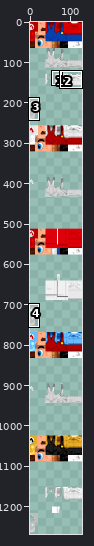
One commit to this sprite sheet: Assets/Models/Players/mario_big/mario_big.png. Above: a wide view before the commit, with the close-up outlined.
Close-up. Earlier state:
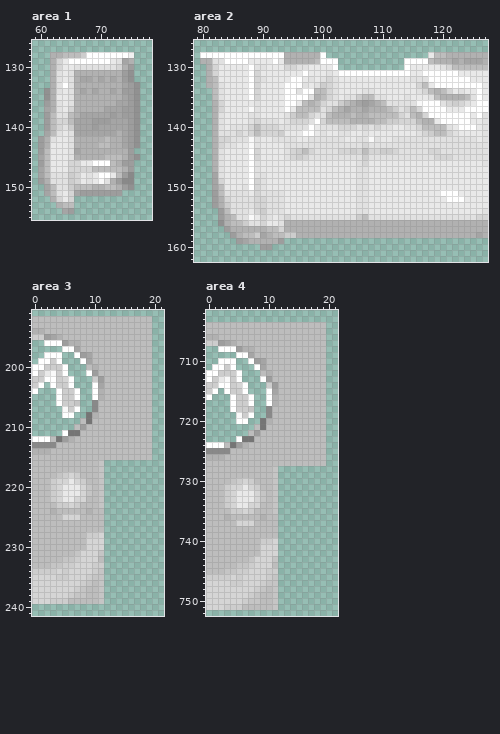
The file is 128x1280 pixels. Colours within 5 levels of each other are drawn and written as one. Shown: area 1: x 59..78, y 126..155; area 2: x 79..127, y 126..162; area 3: x 0..21, y 191..241; area 4: x 0..21, y 702..752. The wide view leaves out empty margins. The commit also changed other parts of the picture, which this record leaves out.
Once edited:
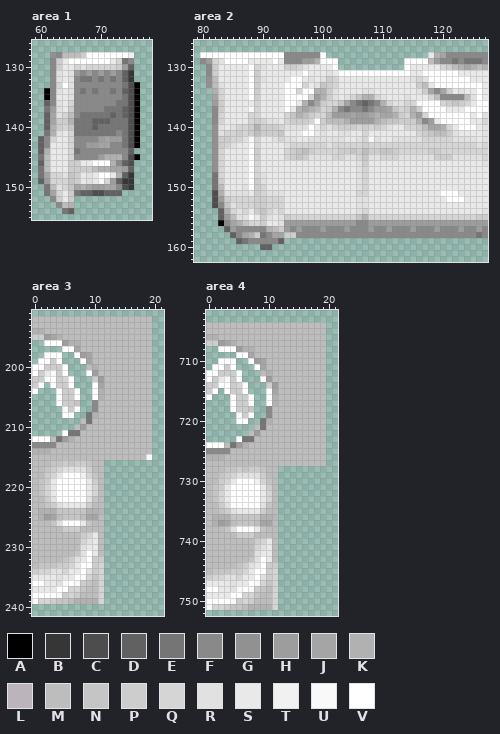
Palette (. is transparent): A #000000  B #363636  C #4d4d4d  D #616161  E #757575  F #898989  G #919191  H #9d9d9d  J #a5a5a5  K #b1b1b1  L #bbb5bb  M #bdbdbd  N #c5c5c5  P #cdcdcd  Q #d5d5d5  R #e1e1e1  S #e9e9e9  T #f1f1f1  U #f9f9f9  V #ffffff
From old to new:
Changed rows in their new state; - is an unchanged pixel.
Area 1:
first column x 60:
128 --GF-------------
129 --FP---------QEF-
130 --FP--Q-QQQQQPHD-
131 --F---HFHFHFHFDB-
132 --F---FEEFEFEFDB-
133 --FQ--FFFFFFFFECA
134 -AF---FEFEFFEFDCA
135 -AF---FFFFFFFFECA
136 -DF--QFFFFFFFEECA
137 -EH--PFFFFFEEEDCA
138 -DJ-Q-FEEEEEDEDCA
139 -DJPPKEEEDDDEEECA
140 -DKPQNEEEDEEEEECA
141 -EK--QEEEEEEEFECA
142 DFQ--QFFFFHJHHECA
143 DF---QFFHHJJFFECA
144 DK---QEFFFFFFFFD-
145 E----QFFFFHKKKFCA
146 D----PP-----KFDC-
147 E----PPPP-KKJJHD-
148 EJQQ-NP------KDB-
149 DHQQQNP----QHDBB-
150 -E--QNJKJHHJJFCB-
151 -EJQ-PEDDCCDDD---
152 --FP-P-----------
153 ---F-K-----------
154 ----ED-----------
Area 2:
first column x 80:
128 --------------FFFFFF-------------------KJFFFFFFF
129 FHQ-----------FFFHHK-------------------HFFEFEEEF
130 -FP------Q----PPQ-----------------------QP-KJK-K
131 -FP------P--------------------------------------
132 -G-------P-----------PQ-------------Q-----------
133 -G-------P-------Q--NPQ-------------P-----------
134 --KQ-----P------Q--KKP---------------PJFJP------
135 --JQ-----P--------QHKP---QNKKQ--------Q-FFFF----
136 --HP-----Q-------KFJPQQNJFEDEFKQ--QQ----QPNPQ---
137 --FP-----Q------KJK-QPKFEFFEFHHJNQPKP-----------
138 --FQ----QQ----QNK-PQQ-HHHJHHJKJJKPQKH-----------
139 --FQ----QPQ---QPPPQ-P---KHHHHK-NNPPPKFH--------Q
140 --G---QQPKPPPQ------Q-QPPPQPQPQ---QQP-JJKQ------
141 --G-QQPQP-PPPN-------------Q--------QPN--P------
142 --GPPQQ--Q---Q-------------Q---------QQQQQ------
143 --GPQ----Q-----QQQQQQ-QQQQQPQQQQQQQQQQQQQQQQQQ-Q
144 --GQ-----P----QPN-PQQQQPPNP-PPNNPQQQQQPPQQQQQQQQ
145 --GQ-----P----QPNP----QQ--QN--QQQ------PPP-----Q
146 --GQ-----Q-----------------P--------------------
147 --GQ-----Q-----------------Q--------------------
148 --EQ-----Q-----------------Q--------------------
149 --EP-----P-----------------Q--------------------
150 --E------PQ----------------Q--------------------
151 --CK-----PQ---------------QQ--------------------
152 --CHPQQQQPPQQQ----------------------------------
153 --CFN-QQQPPQQQ----------------------------------
154 ---DKQ-Q-PNQ-Q-------------Q--------------------
155 ---DH-----P---PQQQQQQQQQQQNKQQQQQQQQQQQQQQQQQQPP
156 ---AFJKNQQP---HHHHHHHHHHHHFFHHHHHHHHHHHHHHHHHHHH
157 ----DHFFFFFK-PHFHFFFHFFFHFFFHFFHFFFHFFFHFFFHFFHF
158 -----DFJK-EFJJ--FFFFFFFFFFFFFFFFFFFFFFFFFFFFFFEF
159 ------DEFFFFFD----------------------------------
160 ----------DD------------------------------------
Area 3:
first column x 0:
215 -------------------U
216 ---NNPNPPN-M--------
217 --NPQRRRRP-M--------
218 --PQSVVVTQNM--------
219 -NPSVVVVVSPM--------
220 -NQSVVVVVSQM--------
221 -NQSVVVVVSQM--------
222 --PRVVVVVRNM--------
223 --NPRSSSSP-M--------
224 -KK-NNNNN-KL--------
225 -KHJ-NNN-JJ---------
226 ---NRVVVSN----------
227 -----PPP------------
228 --------PQSM--------
229 --------QRSM--------
230 --------RSSM--------
231 --------RVSM--------
232 ------PRSVPP--------
233 -NN-P-QSVV-Q--------
234 -QQRRQSSVR-Q--------
235 SSSSRSSVUQ-Q--------
236 VVSSRUVU---Q--------
237 SSSSVV-Q---Q--------
238 VVVVUPQPM--Q--------
239 U---NN-KKKKQ--------
Area 4:
first column x 0:
728 ---NNPNPPN-M
729 --NPQRRRRP-M
730 --PQSVVVTQNM
731 -NPSVVVVVSPM
732 -NQSVVVVVSQM
733 -NQSVVVVVSQM
734 --PRVVVVVRNM
735 --NPRSSSSP-M
736 -KK-NNNNN-KL
737 -KHJ-NNN-JJ-
738 ---NRVVVSN--
739 -----PPP----
740 --------PQSM
741 --------QRSM
742 --------RSSM
743 --------RVSM
744 ------PRSVPP
745 -NN-P-QSVV-Q
746 -QQRRQSSVR-Q
747 SSSSRSSVUQ-Q
748 VVSSRUVU---Q
749 SSSSVV-Q---Q
750 VVVVUPQPM--Q
751 U---NN-KKKKQ
Changed places in both close-ups, as pixel boxes (x1, y1, x2, y2):
changed: (38, 52, 140, 214)
changed: (200, 52, 488, 250)
changed: (146, 454, 152, 460)
changed: (32, 460, 104, 604)
changed: (206, 466, 278, 610)
